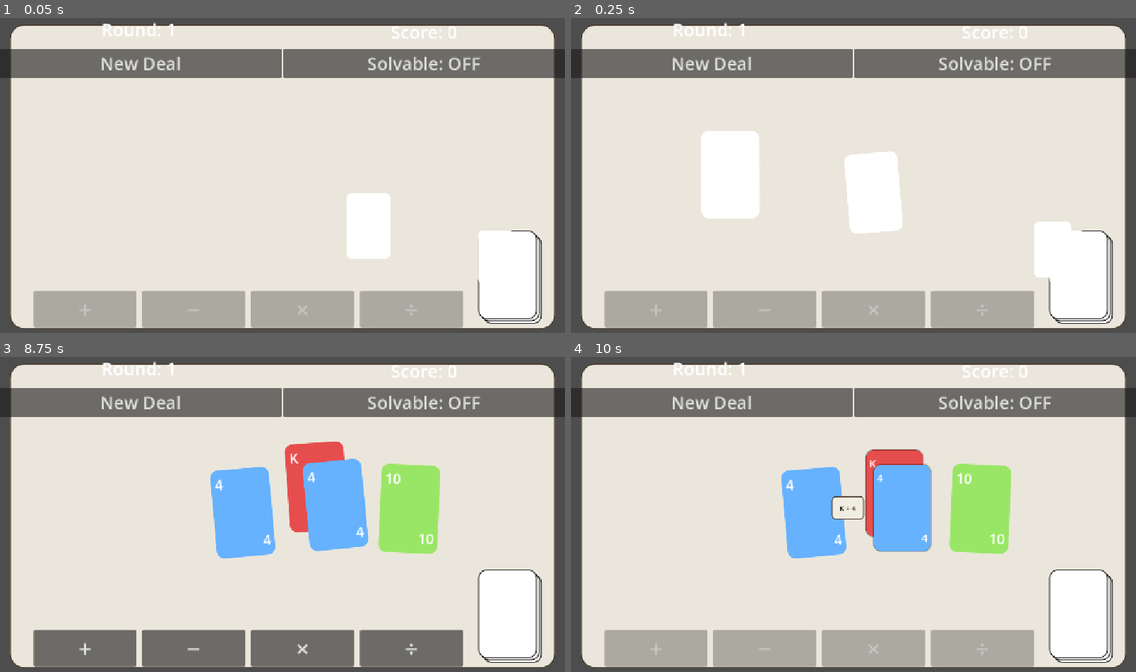
Above: before the commit, frames 1-4 (two rows, left to right).
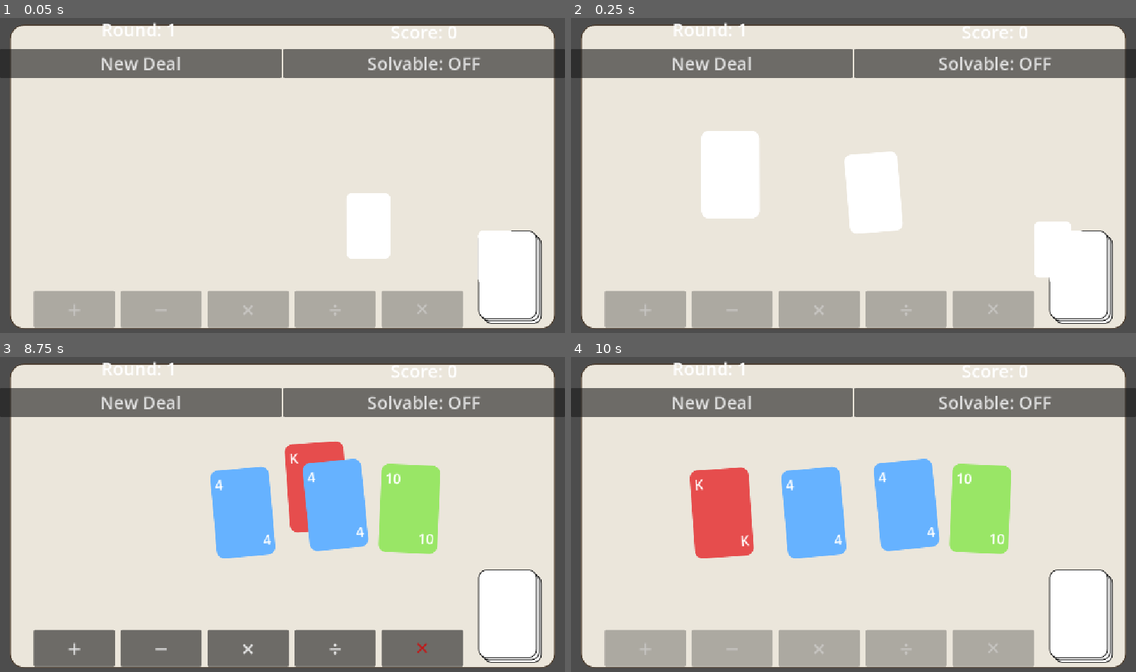
Above: after the commit, the same moments.

Repository: sky-q-xu/card-24
Game: Godot game, scene res://scenes/main.tscn
Two runs of this game, one before a commit and one after it. Both use one fixed random seed, a clock stepped at 60 frames per second and the inputs below.
Inputs (mouse positions are in pixels of both pictures, inside the frame that each line leads up to):
- Up to frame 1 (0.05 s): no input
- Up to frame 2 (0.25 s): no input
- Up to frame 3 (8.75 s): click "New Deal" at 0.5 s; click "New Deal" at 1.25 s; click "Solvable: OFF" at 2 s; click "Solvable: ON" at 2.75 s; click "Solvable: OFF" at 3.5 s; click "Solvable: ON" at 4.25 s; click "New Deal" at 5 s; click "Solvable: OFF" at 5.75 s; click "Solvable: ON" at 6.5 s; tap Enter at 7.25 s; move the mouse to (406, 498) at 7.27 s; click (406, 498) at 7.42 s; tap Space at 8 s; drag from (169, 530) to (333, 505) at 8.02 s
- Up to frame 4 (10 s): click (994, 646) at 8.75 s, where only the run after the commit has a clickable "✕"; move the mouse to (910, 445) at 9.52 s; click (910, 445) at 9.67 s

The runs differ from the first frame. In frame 1, 1.0% of the frame differs, in the area x 12-76%, y 86-99%; in frame 2, 1.0%; in frame 3, 1.1%; in frame 4, 5.6%, in the area x 12-76%, y 29-99%.
Error in both runs: Invalid assignment of property or key 'input_enabled' with value of type 'bool' on a base object of type 'Nil'. (res://scripts/main.gd:81)

Commit message:
Add cancel button to operator bar
Adds a red ✕ button alongside +/−/×/÷ that emits the existing
cancelled signal, same as pressing Escape.

Co-Authored-By: Claude Sonnet 4.6 <noreply@anthropic.com>

Diff:
--- a/scenes/operator_bar.tscn
+++ b/scenes/operator_bar.tscn
@@ -44,7 +44,16 @@
 theme_override_font_sizes/font_size = 48
 text = "÷"
 
+[node name="ButtonCancel" type="Button" parent="Bar"]
+layout_mode = 2
+size_flags_horizontal = 3
+size_flags_vertical = 3
+theme_override_font_sizes/font_size = 36
+theme_override_colors/font_color = Color(0.75, 0.1, 0.1, 1)
+text = "✕"
+
 [connection signal="pressed" from="Bar/ButtonPlus" to="." method="_on_button_pressed" binds= ["+"]]
 [connection signal="pressed" from="Bar/ButtonMinus" to="." method="_on_button_pressed" binds= ["-"]]
 [connection signal="pressed" from="Bar/ButtonMul" to="." method="_on_button_pressed" binds= ["*"]]
 [connection signal="pressed" from="Bar/ButtonDiv" to="." method="_on_button_pressed" binds= ["/"]]
+[connection signal="pressed" from="Bar/ButtonCancel" to="." method="_on_cancel_pressed"]
--- a/scripts/operator_bar.gd
+++ b/scripts/operator_bar.gd
@@ -17,10 +17,15 @@
 	$Bar/ButtonMinus.disabled = not on
 	$Bar/ButtonMul.disabled = not on
 	$Bar/ButtonDiv.disabled = not on
+	$Bar/ButtonCancel.disabled = not on
 
 func _on_button_pressed(op: String) -> void:
 	deactivate()
 	emit_signal("operator_selected", op)
+
+func _on_cancel_pressed() -> void:
+	deactivate()
+	emit_signal("cancelled")
 
 func _input(event: InputEvent) -> void:
 	if event is InputEventKey and event.keycode == KEY_ESCAPE and event.pressed:
